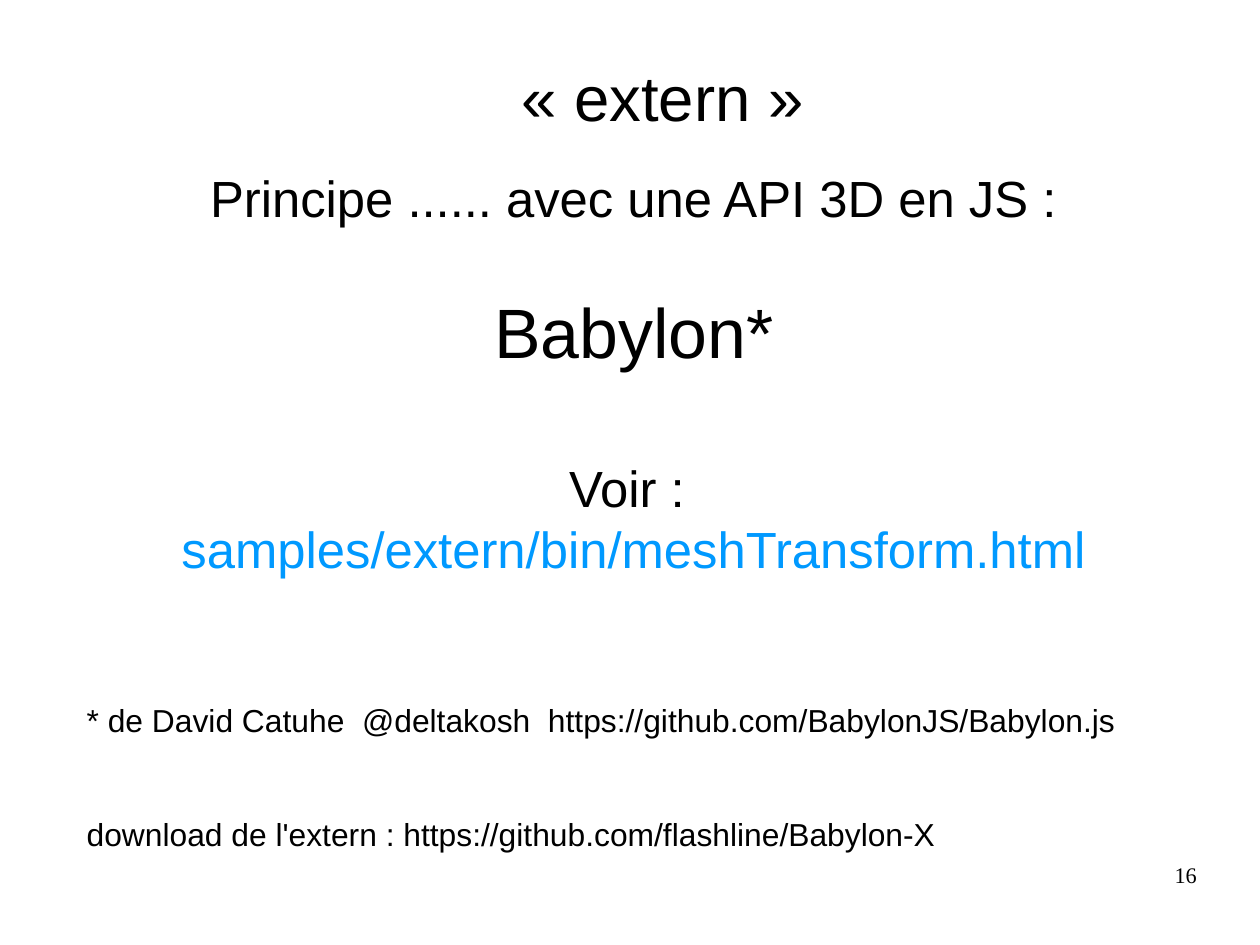
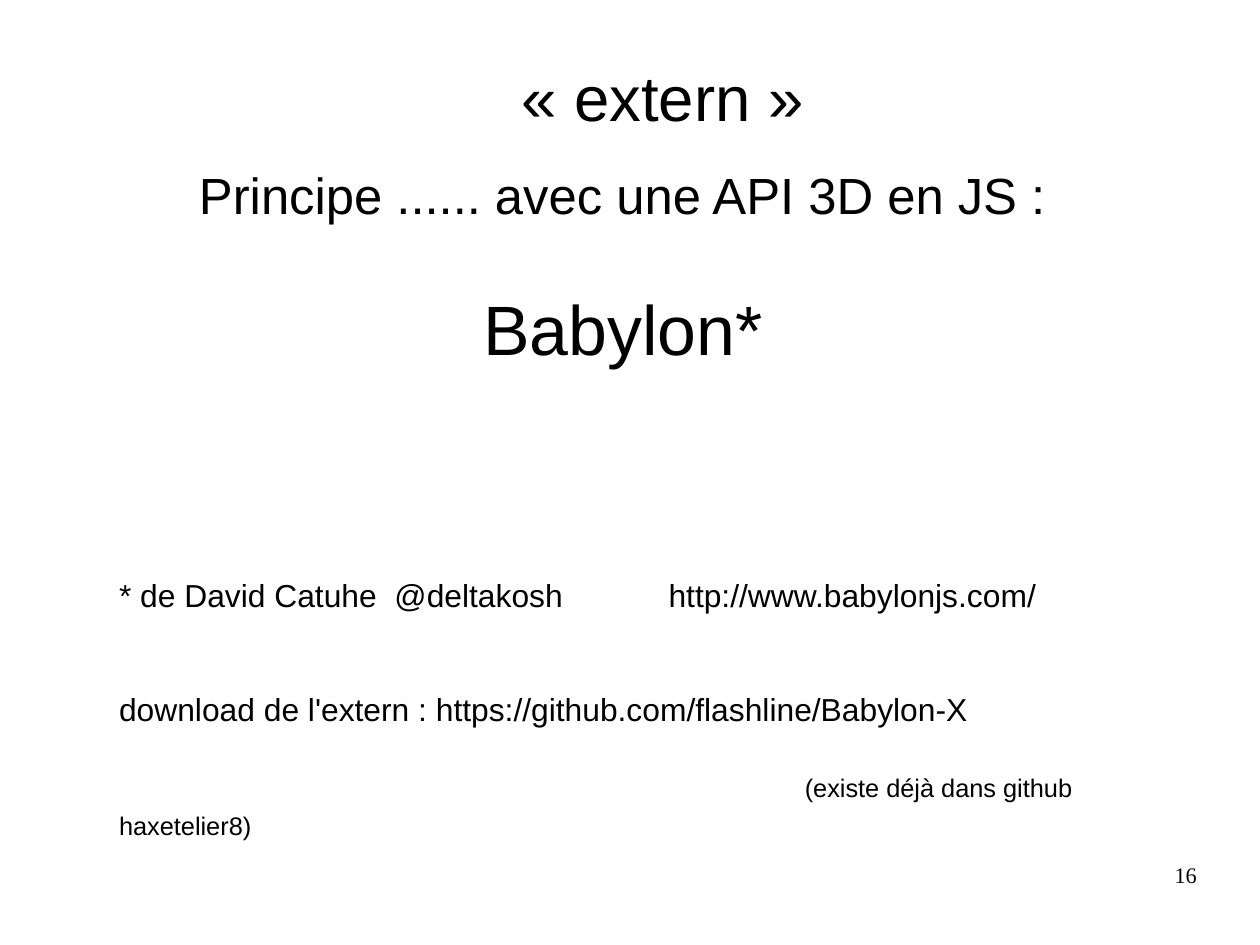
Before and after one commit to flashline/Haxetelier8, a slide deck: slide 16 of odp/haxetelier8.forMe.odp. Drawn at 1260x945 pixels with LibreOffice and Linux fonts; fonts in the diff are those of the drawing. Boxes give left, top, right and bottom in pixels: in the first picture for what was removed or moved away, otherwise in the second. Text is boxed around its words. In the diff, an @@ line names an element or a change of style, - is before the commit and + after.

Commit message:
odp et hx

```diff
--- a/odp/haxetelier8.forMe.odp
+++ b/odp/haxetelier8.forMe.odp
@@ text "Principe ...... avec une API ...": place and size @@
-text "Principe ...... avec une API ..." at [87, 180, 1115, 852]
+text "Principe ...... avec une API ..." at [119, 177, 1072, 841]
@@ text at [140, 584, 1036, 612]: text changed @@
-Voir :
-samples/extern/bin/meshTransform.html
-* de David Catuhe @deltakosh https://github.com/BabylonJS/Babylon.js
+* de David Catuhe @deltakosh http://www.babylonjs.com/
@@ text at [119, 778, 1072, 841]: paragraph added @@
+(existe déjà dans github haxetelier8)
```
Also in this commit, not shown: 1 other slide changed, 3 slides added, 1 slide removed, 11 other files.
